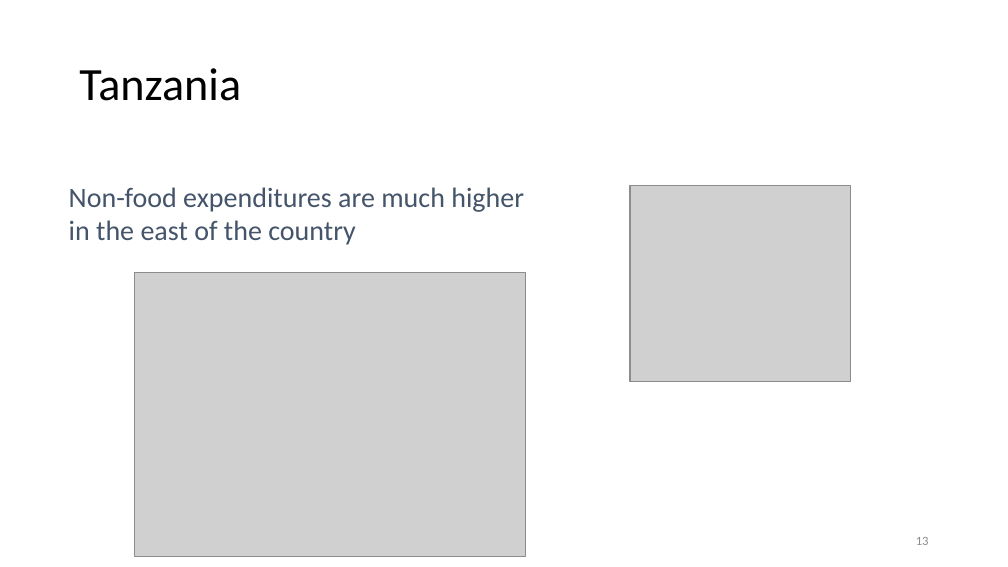
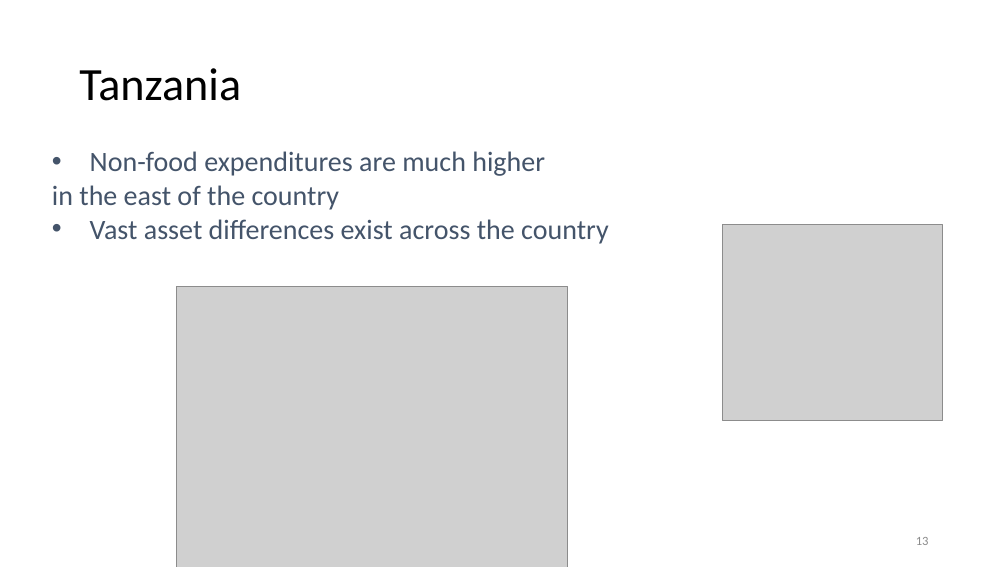
Before and after one commit to anuragr81/research, a slide deck: slide 13 of consumption/presentationOct2021.pptx. Drawn at 1008x567 pixels with LibreOffice and Linux fonts; fonts in the diff are those of the drawing; grey boxes stand for pictures; background and template pictures are left out. Boxes give left, top, right and bottom in pixels: in the first picture for what was removed or moved away, otherwise in the second. Text is boxed around its words. In the diff, an @@ line names an element or a change of style, - is before the commit and + after.

```diff
--- a/consumption/presentationOct2021.pptx
+++ b/consumption/presentationOct2021.pptx
@@ text "Non-food expenditures are much higher": place and size @@
-text "Non-food expenditures are much higher" at box(69, 187, 524, 245)
+text "Non-food expenditures are much higher" at box(52, 151, 609, 244)
@@ text at box(90, 151, 545, 176): bullet none to • @@
@@ text at box(90, 219, 609, 244): paragraph added @@
+• Vast asset differences exist across the country
@@ picture: place and size @@
-picture at box(630, 185, 850, 382)
+picture at box(723, 225, 942, 421)
@@ picture: place and size @@
-picture at box(134, 273, 525, 556)
+picture at box(176, 286, 568, 567)
```
Also in this commit, not shown: 2 other slides changed, 3 slides added, 1 slide removed, 2 other files.
